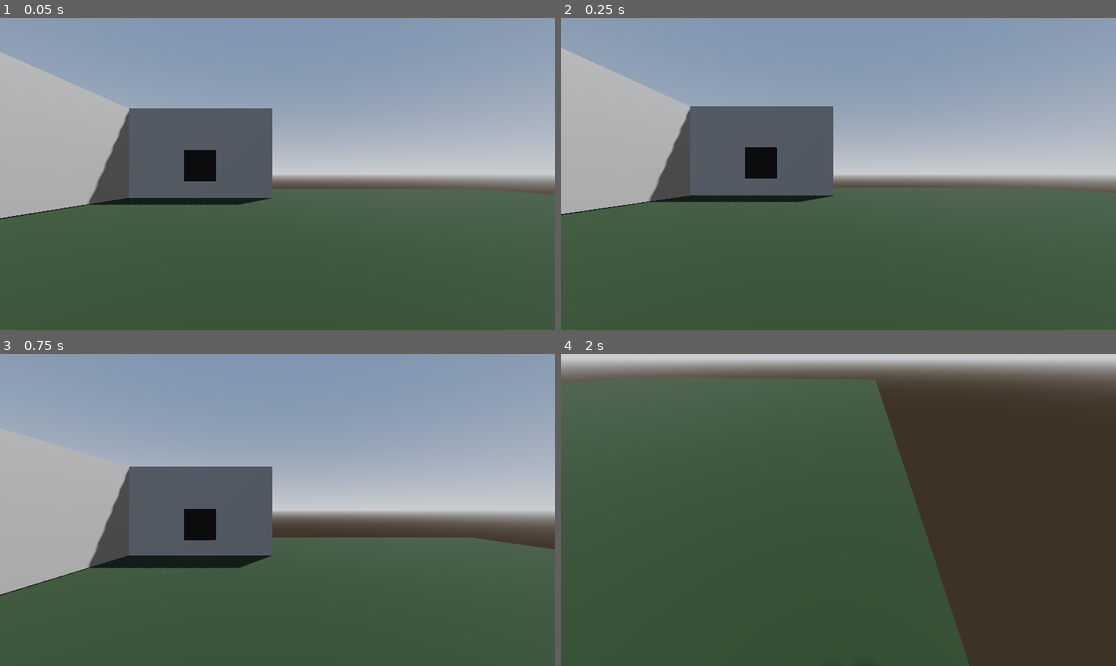
Above: before the commit, frames 1-4 (two rows, left to right).
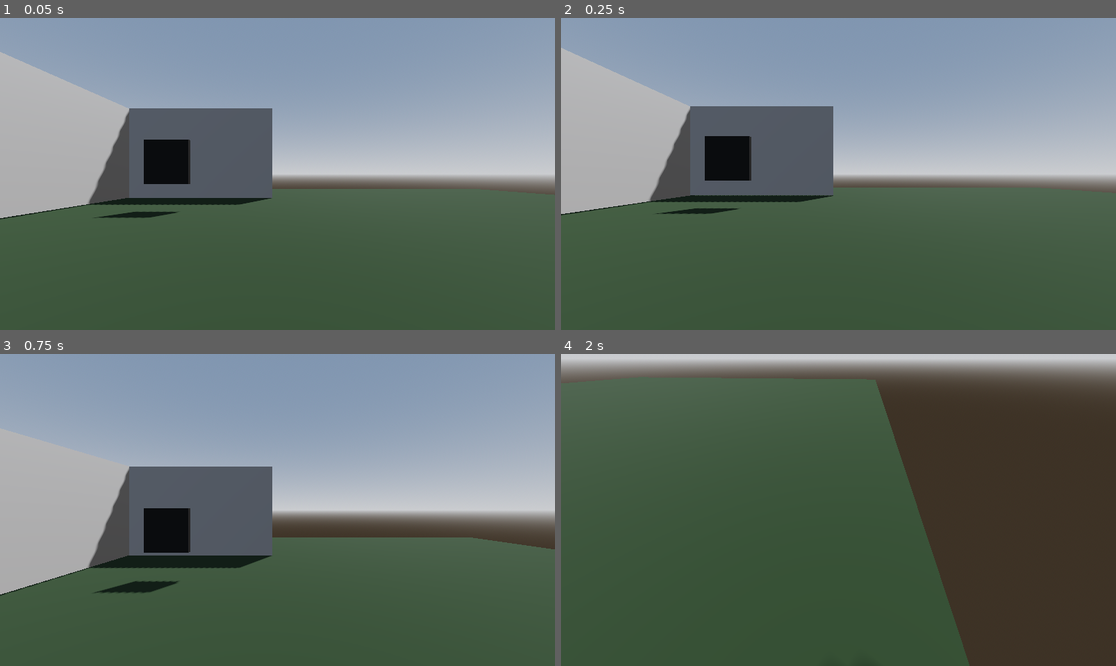
Above: after the commit, the same moments.

Repository: fbcs-hailey/GameJam3
Game: Godot game, scene res://main/main.tscn
Same seed, same stepped clock (60 frames per second), same inputs: the game is played once before the commit and once after it.
Inputs (mouse positions are in pixels of both pictures, inside the frame that each line leads up to):
- Up to frame 1 (0.05 s): no input
- Up to frame 2 (0.25 s): no input
- Up to frame 3 (0.75 s): tap Enter at 0.5 s; move the mouse to (399, 494) at 0.52 s; press the mouse at (399, 494) at 0.53 s
- Up to frame 4 (2 s): move the mouse to (727, 525) at 1.27 s; release the mouse at (727, 525) at 1.28 s; click (727, 525) at 1.35 s

The runs differ from the first frame. In frame 1, 1.8% of the frame differs, in the area x 17-39%, y 38-65%; in frame 2, 1.7%; in frame 3, 1.9%, in the area x 17-39%, y 49-77%; in frame 4, nothing differs.

Commit message:
final changes fro todya

Diff:
--- a/new-game-project/base/painint.tscn
+++ b/new-game-project/base/painint.tscn
@@ -34,6 +34,7 @@
 script = SubResource("GDScript_on3qq")
 
 [node name="RayCast" type="RayCast3D" parent="." unique_id=518752028]
+transform = Transform3D(1.0000002, 0, 2.3283064e-10, 0, 1, 0, -2.3283064e-10, 0, 1.0000002, -0.029366693, 0, 8.764703e-05)
 target_position = Vector3(1.5, -0.5, 0)
 
 [node name="lable" type="Label3D" parent="." unique_id=508280208]
--- a/new-game-project/main/main.tscn
+++ b/new-game-project/main/main.tscn
@@ -49,4 +49,4 @@
 size = Vector3(0.2, 3, 5)
 
 [node name="paintings" parent="." unique_id=1182266868 instance=ExtResource("2_pjrb6")]
-transform = Transform3D(-0.0029845631, 0, -0.9999955, 0, 1, 0, 0.9999955, 0, -0.0029845631, -2.5078473, 1.1170385, -1.9174924)
+transform = Transform3D(-0.0029845631, 0, -0.9999955, 0, 1, 0, 0.9999955, 0, -0.0029845631, -2.5078473, 1.1170385, 0.040917635)
